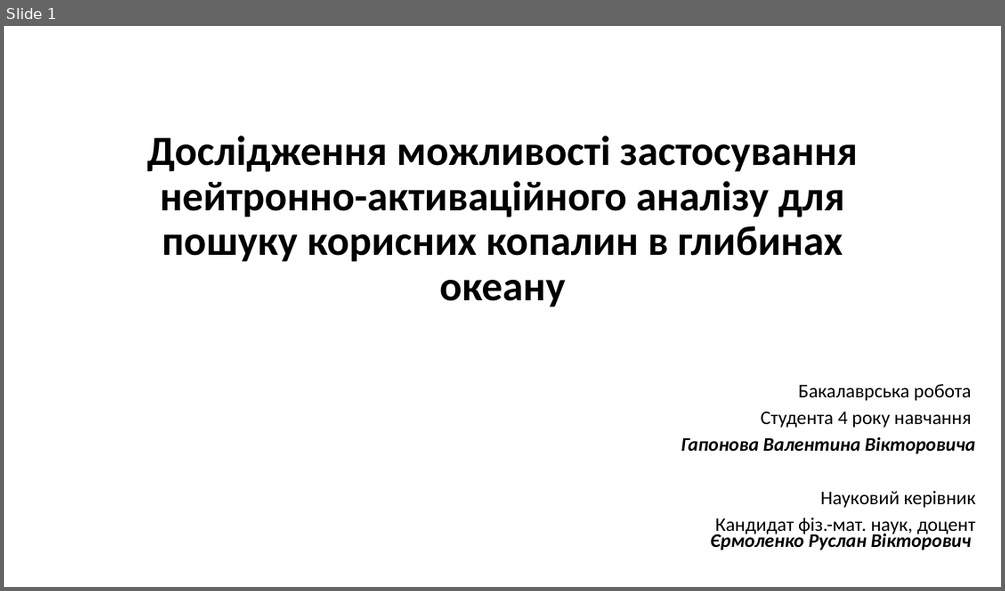
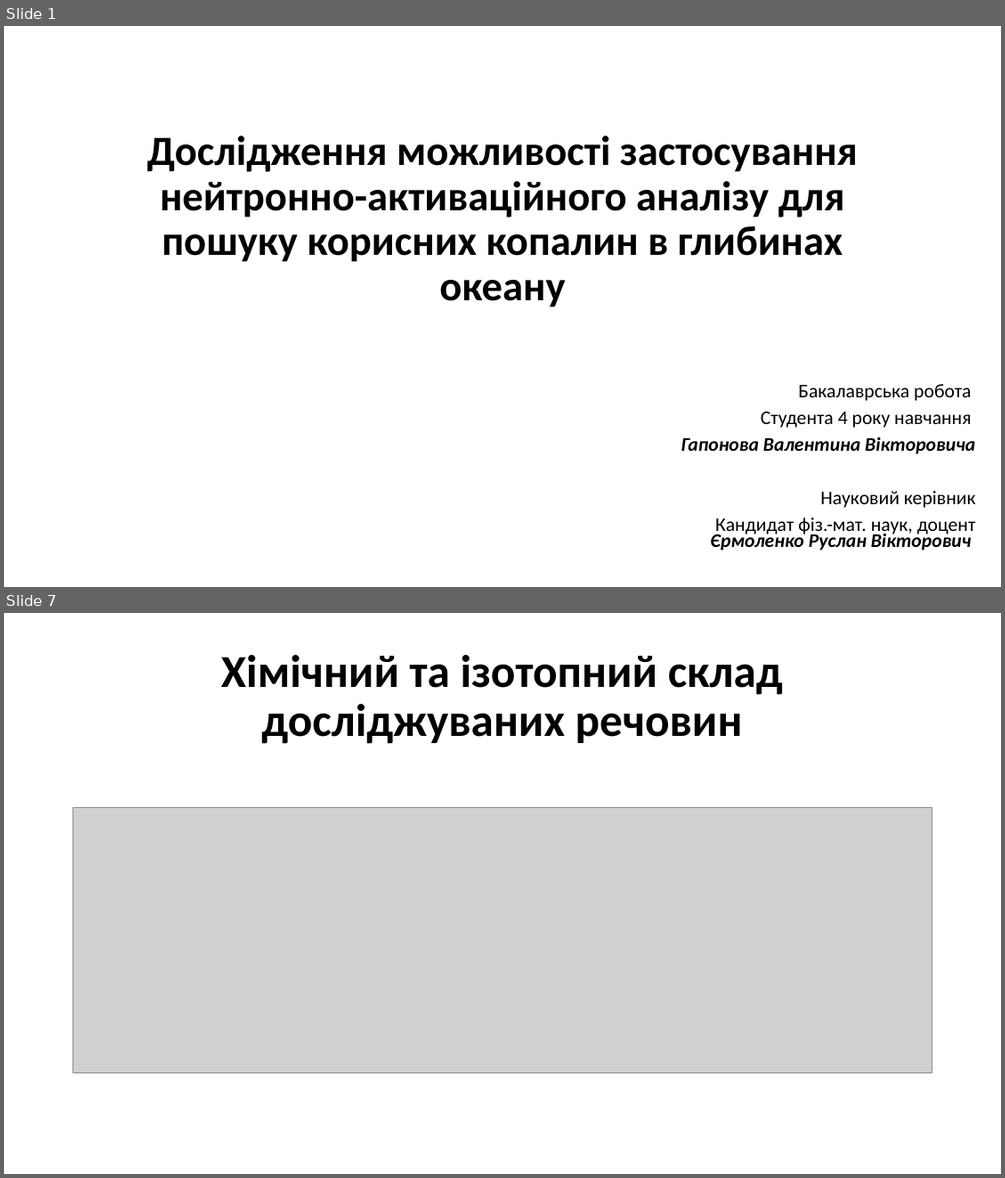
Before and after one commit to npd2020/diploms, a slide deck: v.haponov/Presentation/Valentyn_Haponov.pptx. Shown one above the other, each under a label of ours: slide 1 before the commit, slides 1 and 7 after it; the slides between them are not shown. The pictures are 1005x591 and 1005x1178 pixels, drawn with LibreOffice and Linux fonts; fonts in the diff are those of the drawing; grey boxes stand for pictures. Boxes give left, top, right and bottom in pixels: in the first picture for what was removed or moved away, otherwise in the second. Text is boxed around its words. In the diff, an @@ line names an element or a change of style, - is before the commit and + after.

```diff
--- a/v.haponov/Presentation/Valentyn_Haponov.pptx
+++ b/v.haponov/Presentation/Valentyn_Haponov.pptx
@@ slide 7 added at <box>4,613,1001,1174</box>, background #FFFFFF @@
@@ title added at <box>221,655,783,744</box>, 44 pt, text #000000, bold @@
+Хімічний та ізотопний склад досліджуваних речовин
@@ picture added at <box>73,807,933,1073</box> @@
```
Also in this commit, not shown: 3 slides changed, 3 other slides added, 3 slides removed.
